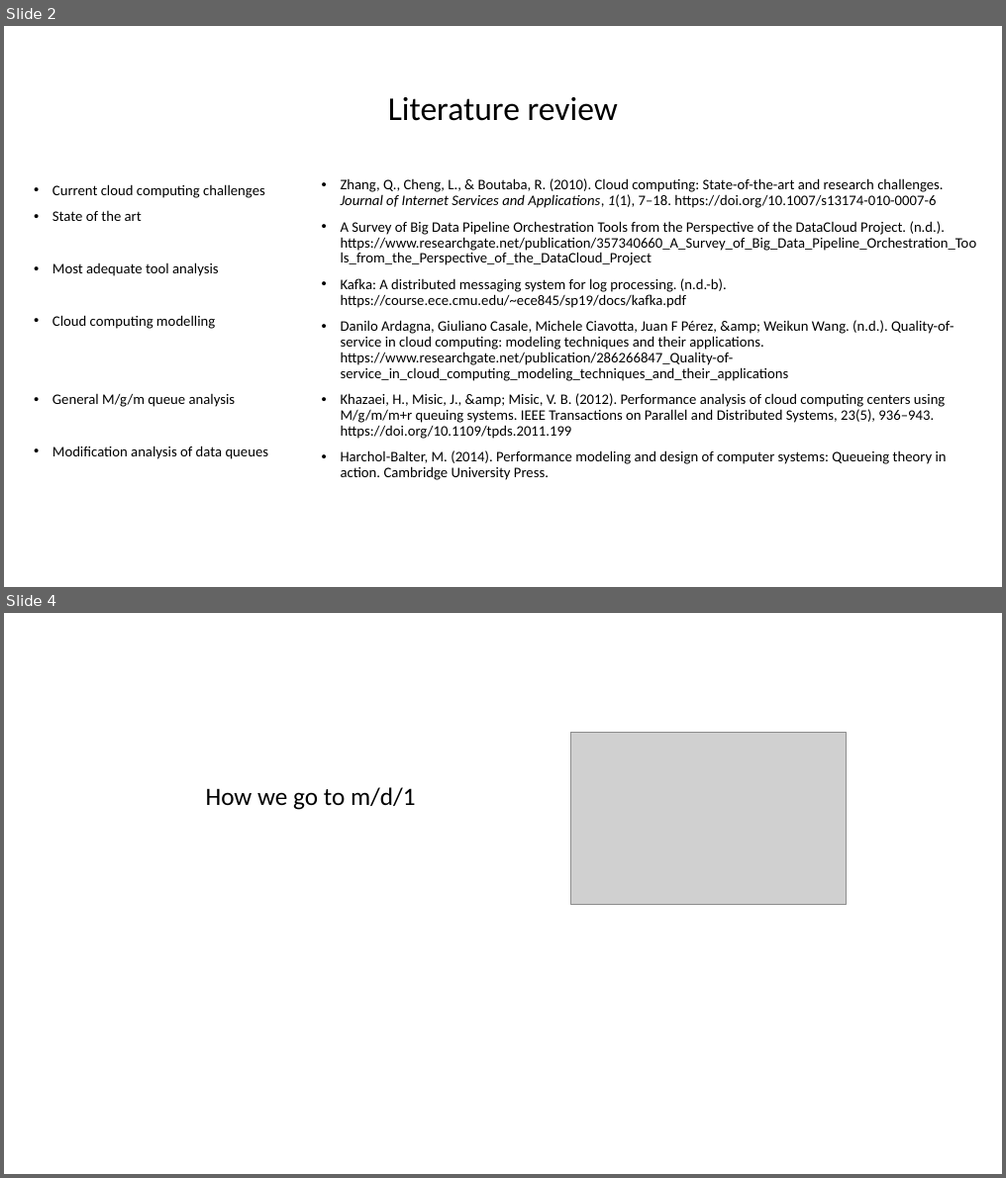
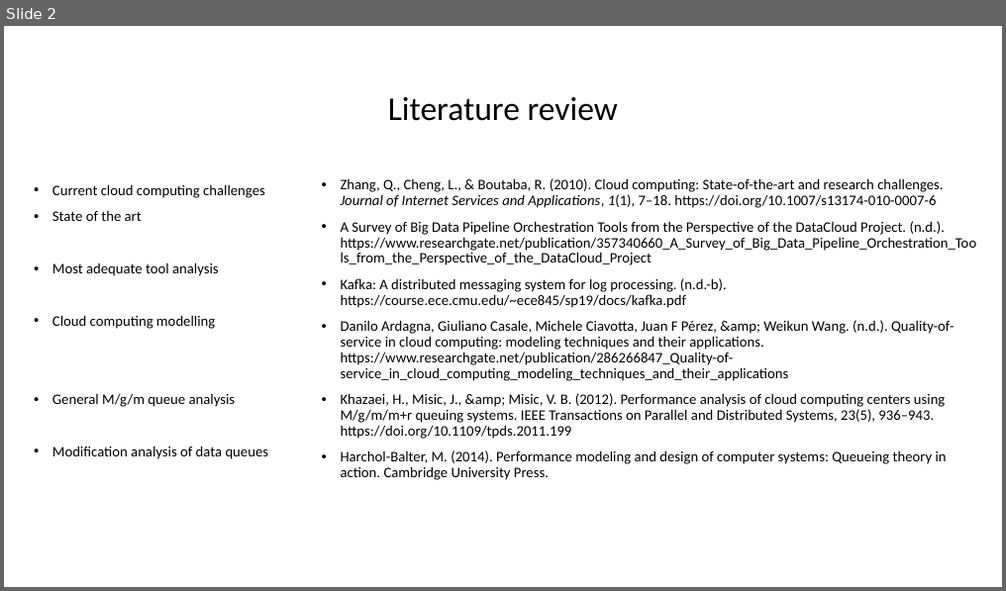
Before and after one commit to JAMota/Applied-Data-Science-and-Statistics, a slide deck: Term3/PresentationMidPoint.pptx. Shown one above the other, each under a label of ours: slides 2 and 4 before the commit, slide 2 after it; the slides between them are not shown. The pictures are 1006x1178 and 1006x591 pixels, drawn with LibreOffice and Linux fonts; fonts in the diff are those of the drawing; grey boxes stand for pictures. Boxes give left, top, right and bottom in pixels: in the first picture for what was removed or moved away, otherwise in the second. Text is boxed around its words. In the diff, an @@ line names an element or a change of style, - is before the commit and + after.

```diff
--- a/Term3/PresentationMidPoint.pptx
+++ b/Term3/PresentationMidPoint.pptx
@@ slide 4 removed at (4,613,1002,1174), background #FFFFFF @@
@@ picture removed at (571,732,846,904) @@
@@ subtitle removed at (206,787,416,810) @@
-How we go to m/d/1
```
Also in this commit, not shown: 1 slide added, 1 other slide removed, 2 other files.
